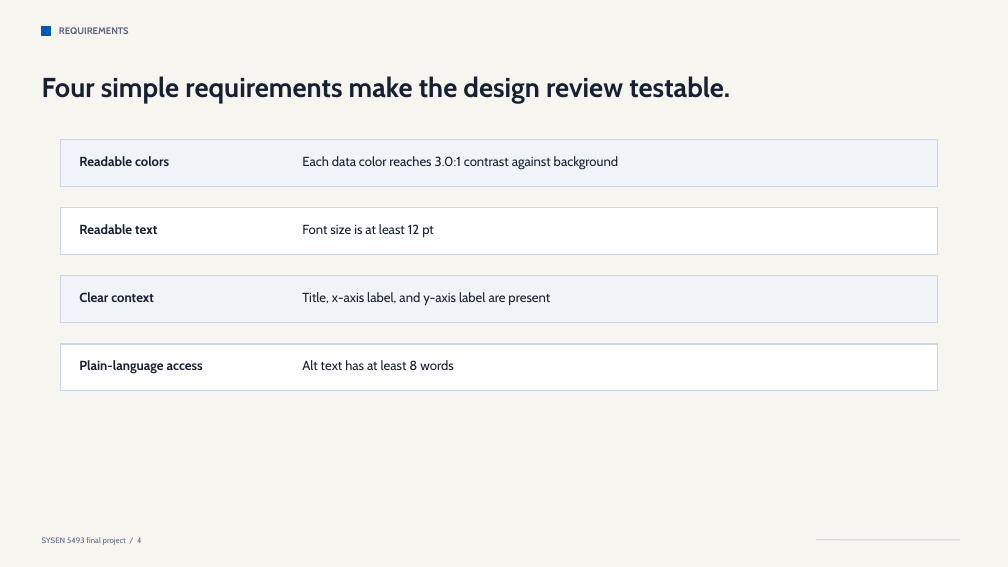
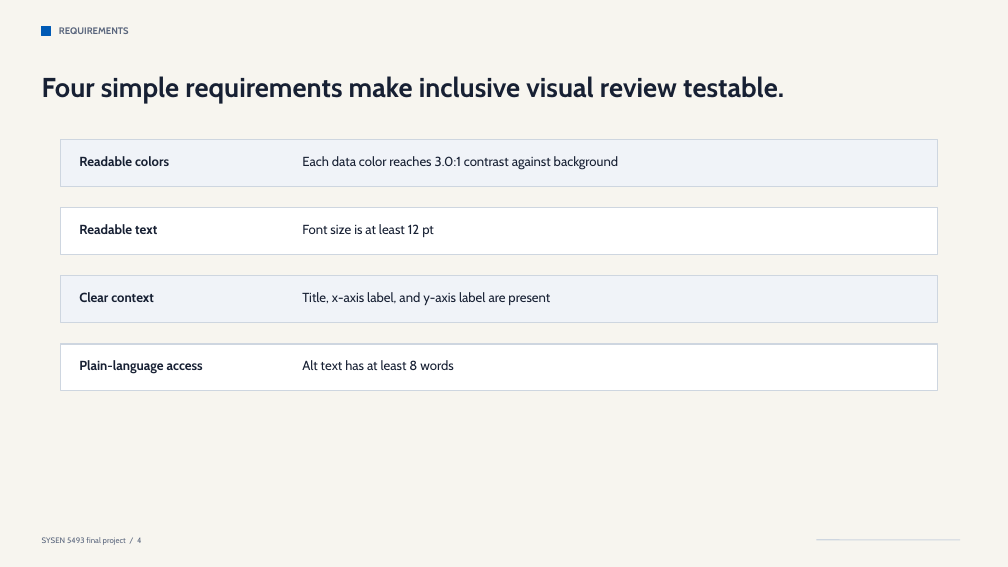
Before and after one commit to JiayiG-design/sysen5493-final, a slide deck: slide 4 of presentation/ChartAccess_Audit_SYSEN5493_Final.pptx. Drawn at 1008x567 pixels with LibreOffice and Linux fonts; fonts in the diff are those of the drawing. Boxes give left, top, right and bottom in pixels: in the first picture for what was removed or moved away, otherwise in the second. Text is boxed around its words. In the diff, an @@ line names an element or a change of style, - is before the commit and + after.

Commit message:
feat(examples): audit real thesis and poster visuals

```diff
--- a/presentation/ChartAccess_Audit_SYSEN5493_Final.pptx
+++ b/presentation/ChartAccess_Audit_SYSEN5493_Final.pptx
@@ text at bbox=[42, 76, 784, 103]: text changed @@
-Four simple requirements make the design review testable.
+Four simple requirements make inclusive visual review testable.
```
Also in this commit, not shown: 4 other slides changed, 1 slide added, 1 slide removed, 6 other files.
